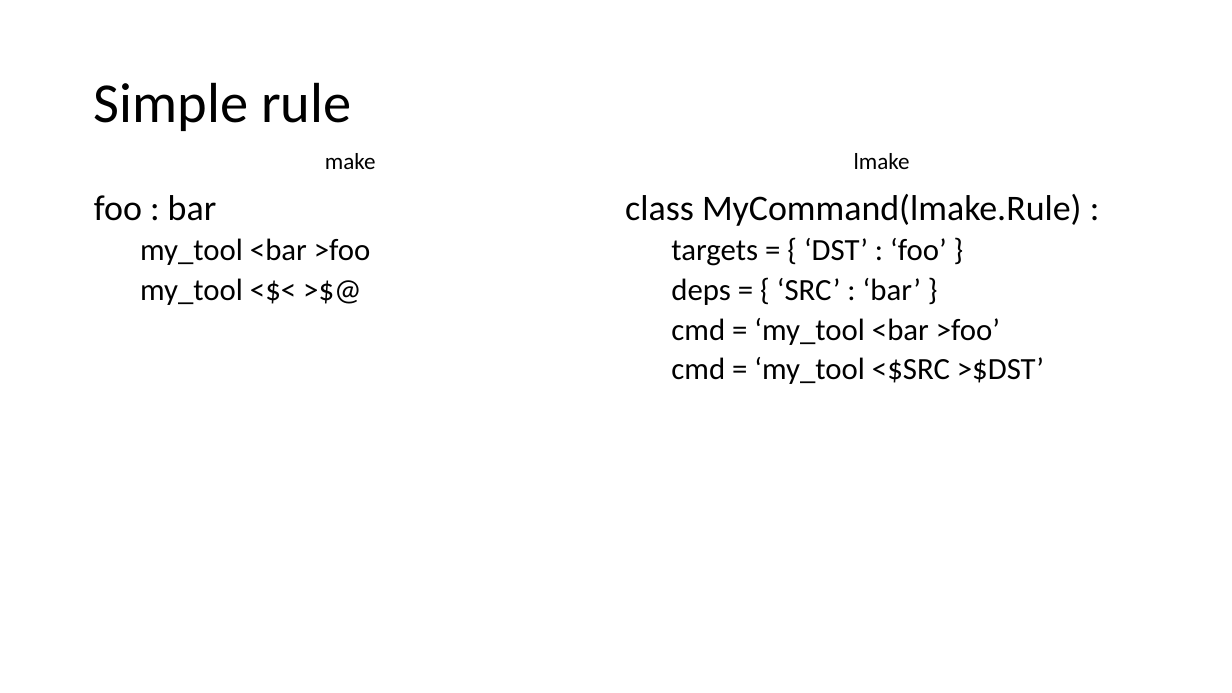
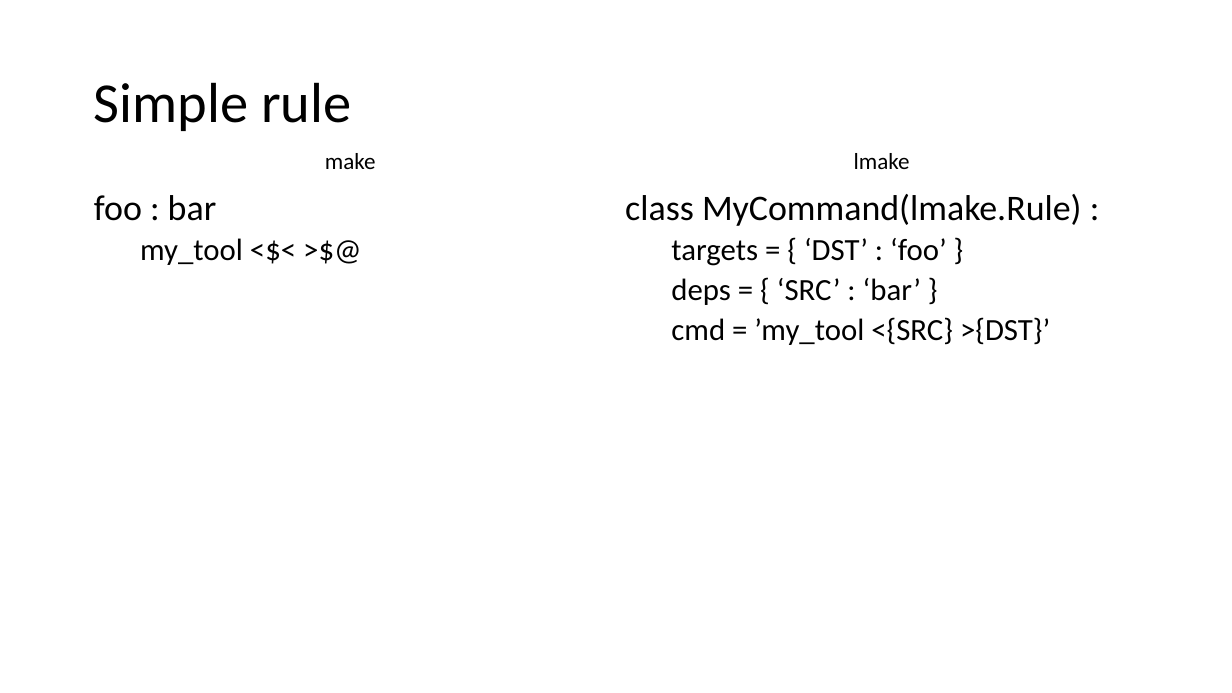
Before and after one commit to cesar-douady/open-lmake, a slide deck: slide 18 of doc/lmake_doc.pptx. Drawn at 1232x693 pixels with LibreOffice and Linux fonts; fonts in the diff are those of the drawing. Boxes give left, top, right and bottom in pixels: in the first picture for what was removed or moved away, otherwise in the second. Text is boxed around its words. In the diff, an @@ line names an element or a change of style, - is before the commit and + after.

```diff
--- a/doc/lmake_doc.pptx
+++ b/doc/lmake_doc.pptx
@@ text at (x1=140, y1=238, x2=371, y2=265): paragraph removed @@
-  my_tool <bar >foo
@@ text at (x1=671, y1=317, x2=1050, y2=345): text changed @@
-  cmd = ‘my_tool <bar >foo’
-  cmd = ‘my_tool <$SRC >$DST’
+  cmd = ’my_tool <{SRC} >{DST}’
```
Also in this commit, not shown: 16 other slides changed, 5 slides removed, 5 other files.
